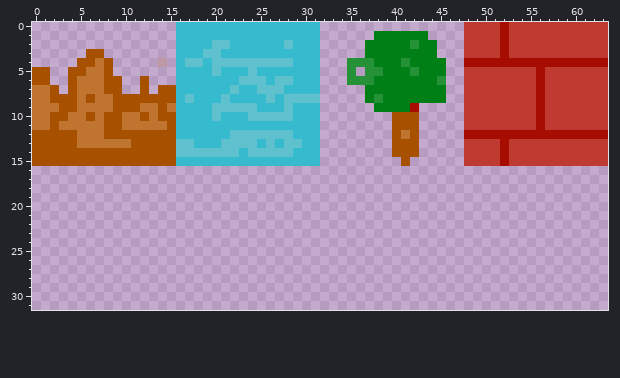
File history of a pixel-art sprite, src/assets/art/tiles16.png. That is the earlier state.
The file is 64x32 pixels. Pixels under 10% opacity are left out.
New version:
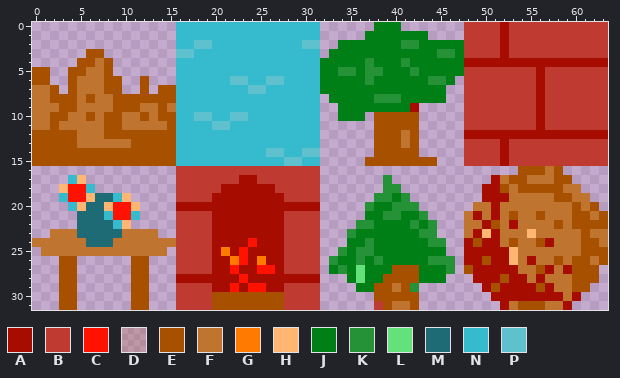
Palette (. is transparent): A #a60c00  B #bf3a30  C #ff1300  D #a6500031  E #a65000  F #bf7530  G #ff7a00  H #ffb673  J #007f16  K #259238  L #65e17b  M #1f6b75  N #36bbce  P #5fc0ce
Diff:
Changed rows in their new state; - is an unchanged pixel.
first column x 0:
 0 --------------------------------------JJJ-----------------------
 1 -------------------------------------J--------------------------
 2 ------------------PPNN------N-PP--JJJ----K---JJJ----------------
 3 ----------------PP-NN------------JJJJ--------KKJ----------------
 4 --------------.--NN-NNNNNNNNN---JJJJJ---------JJ----------------
 5 --------------------N---N-------JJK-J---------JJ----------------
 6 ----------------------P-NNP-N---JJJJJ-------K-J-----------------
 7 ----------------------N-P-NN----JJJJJ---------------------------
 8 -----------------N---N----N-NNNN-JJJJ--KK-----------------------
 9 --------------------NNNNN---N-----JJJJ--------------------------
10 ------------------PPN-PPNNNNN-----JJJ-EE------------------------
11 --------------------PP----------------EE------------------------
12 ----------------------NNNNNNN---------EE------------------------
13 ----------------NN---NNNN-N-NN--------EE-F----------------------
14 ----------------NNNNNNN-NN--N-PP------EE------------------------
15 ----------------------------PP-------EEEE-EEE-------------------
16 ----------------BBBBBBBBBBBBBBBB----------------------EEEFE-----
17 ----NH----------BBBBBBBAABBBBBBB-------K-----------AFEEFFFEE----
18 ---HCCN---------BBBBBAAAAAABBBBB-------KK---------AAEFEEEEEFF---
19 ---NCCHMMNH-----BBBBAAAAAAAABBBB------KKJK--------AAAFFFFFEEFF--
20 ----NHMMHCCH----AAAAAAAAAAAAAAAA-----KJJKKK------FFAFFFFFFFFEFE-
21 -----MMMNCCN----BBBBAAAAAAAABBBB-----JJKKJJK----FAFAFEFFEFFFEEFE
22 -----MMMMNH-----BBBBAAAAAAAABBBB----KKJJJJKJK---FFAEFAFFFFEFEEEE
23 --FFFMMMMMFFFF--BBBBAAAAAAAABBBB---KJJJJJJJKK---FAHAFFFHFFFFFEFF
24 FFFFFFMMMFFFFFFFBBBBAAAACAAABBBB---JJKJJJJJJKK--AEAAFEFFEAFFFEEF
25 -FFFFFFFFFFFFFF-BBBBAGACAAAABBBB--KJKKJJJJJJJJ--AAAAAHFFFFFFFEEE
26 ---EE------EE---BBBBAAGCAGAABBBB-KJJKJKJJJJJKKK-AAEAAHFAFFEFEEFE
27 ---EE------EE---BBBBAACAACCABBBB-JKJLJJJEEEJJJK-EAAAAAFFEAFAEEE-
28 ---EE------EE---AAAAAAACAAAAAAAA---JLJJEEEEJJJ---AAAEAAFAFFFEEE-
29 ---EE------EE---BBBBAACACCAABBBB----JJEEFEK-------AEAAAAEAFFEE--
30 ---EE------EE---BBBBEEEEEEEEBBBB------EEEEE--------AAAAAAAAFA---
31 ---EE------EE---BBBBEEEEEEEEBBBB------BEFFE---------AFEEEFFA----
